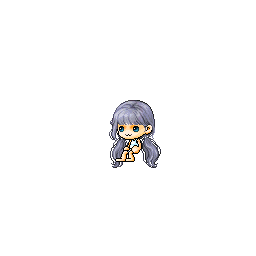
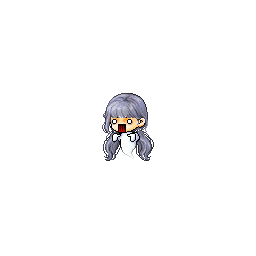
Layer changes from the first 256x256 image to the second:
added layer "레이어 5" above "레이어 4" over bbox(102, 93, 154, 161)
hid "레이어 4" over bbox(109, 100, 161, 168)
